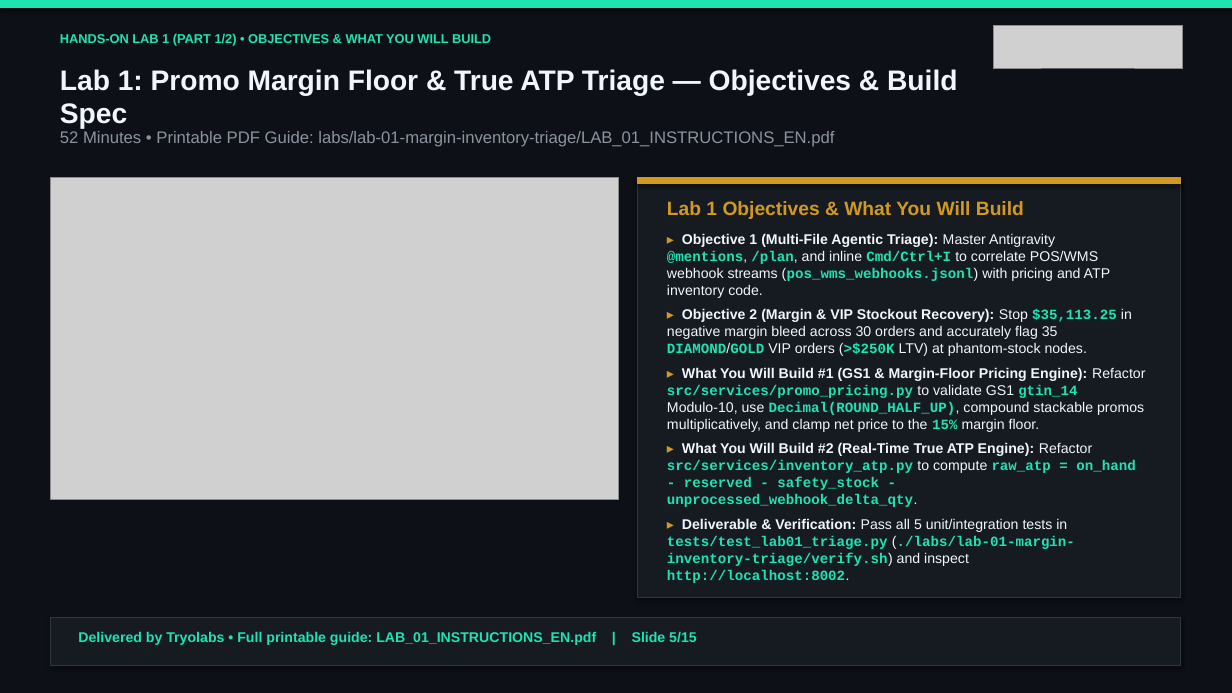
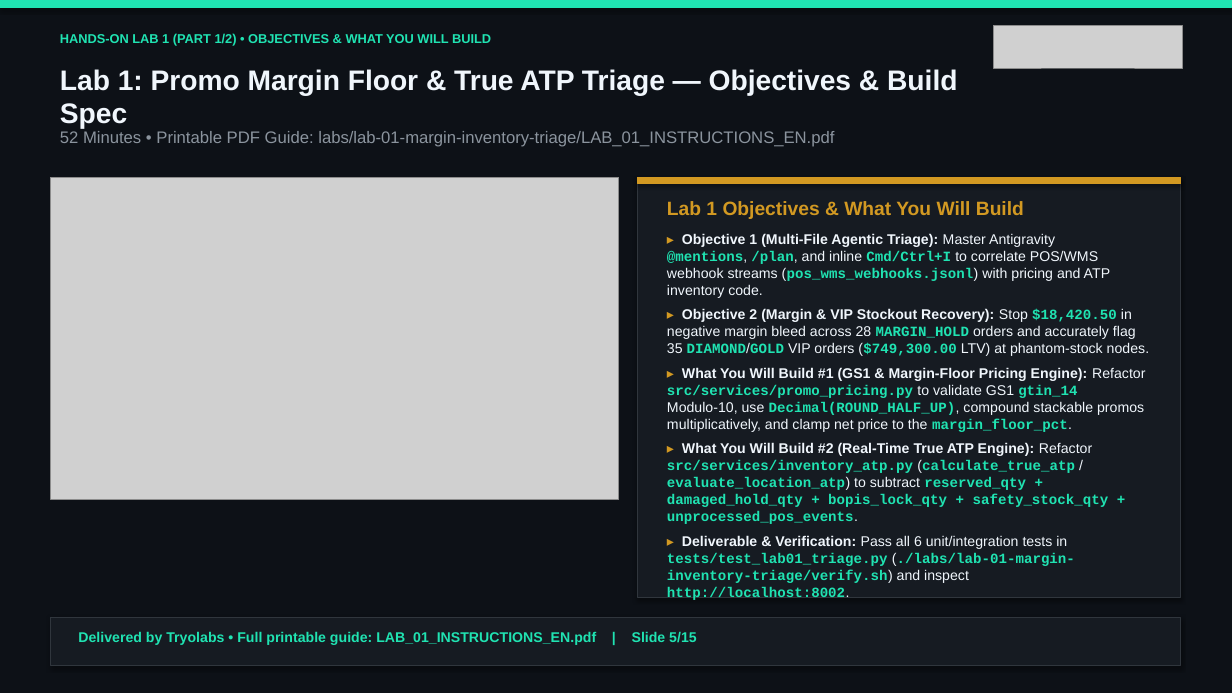
Before and after one commit to tryolabs/antigravity-workshop-retail, a slide deck: slide 5 of slides/antigravity_retail_workshop_en.pptx. Drawn at 1232x693 pixels with LibreOffice and Linux fonts; fonts in the diff are those of the drawing; grey boxes stand for pictures. Boxes give left, top, right and bottom in pixels: in the first picture for what was removed or moved away, otherwise in the second. Text is boxed around its words. In the diff, an @@ line names an element or a change of style, - is before the commit and + after.

```diff
--- a/slides/antigravity_retail_workshop_en.pptx
+++ b/slides/antigravity_retail_workshop_en.pptx
@@ text at [667,308,1149,600]: text changed @@
-▸ Objective 2 (Margin & VIP Stockout Recovery): Stop $35,113.25 in negative margin bleed across 30 orders and accurately flag 35 DIAMOND/GOLD VIP orders (>$250K LTV) at phantom-stock nodes.
-▸ What You Will Build #1 (GS1 & Margin-Floor Pricing Engine): Refactor src/services/promo_pricing.py to validate GS1 gtin_14 Modulo-10, use Decimal(ROUND_HALF_UP), compound stackable promos multiplicatively, and clamp net price to the 15% margin floor.
-▸ What You Will Build #2 (Real-Time True ATP Engine): Refactor src/services/inventory_atp.py to compute raw_atp = on_hand - reserved - safety_stock - unprocessed_webhook_delta_qty.
-▸ Deliverable & Verification: Pass all 5 unit/integration tests in tests/test_lab01_triage.py (./labs/lab-01-margin-inventory-triage/verify.sh) and inspect http://localhost:8002.
+▸ Objective 2 (Margin & VIP Stockout Recovery): Stop $18,420.50 in negative margin bleed across 28 MARGIN_HOLD orders and accurately flag 35 DIAMOND/GOLD VIP orders ($749,300.00 LTV) at phantom-stock nodes.
+▸ What You Will Build #1 (GS1 & Margin-Floor Pricing Engine): Refactor src/services/promo_pricing.py to validate GS1 gtin_14 Modulo-10, use Decimal(ROUND_HALF_UP), compound stackable promos multiplicatively, and clamp net price to the margin_floor_pct.
+▸ What You Will Build #2 (Real-Time True ATP Engine): Refactor src/services/inventory_atp.py (calculate_true_atp / evaluate_location_atp) to subtract reserved_qty + damaged_hold_qty + bopis_lock_qty + safety_stock_qty + unprocessed_pos_events.
+▸ Deliverable & Verification: Pass all 6 unit/integration tests in tests/test_lab01_triage.py (./labs/lab-01-margin-inventory-triage/verify.sh) and inspect http://localhost:8002.
```
Also in this commit, not shown: 8 other slides changed, 44 other files.
